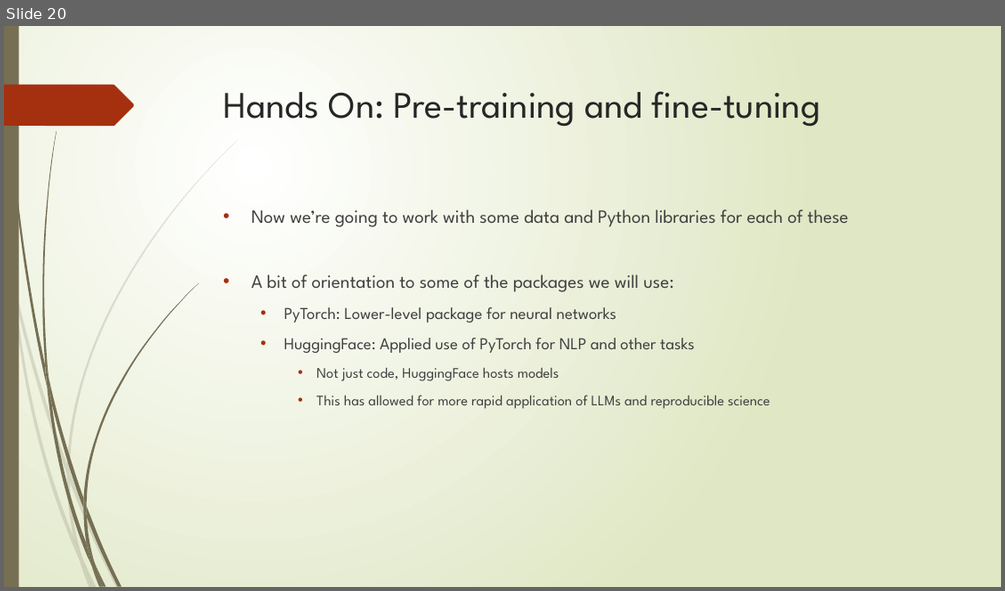
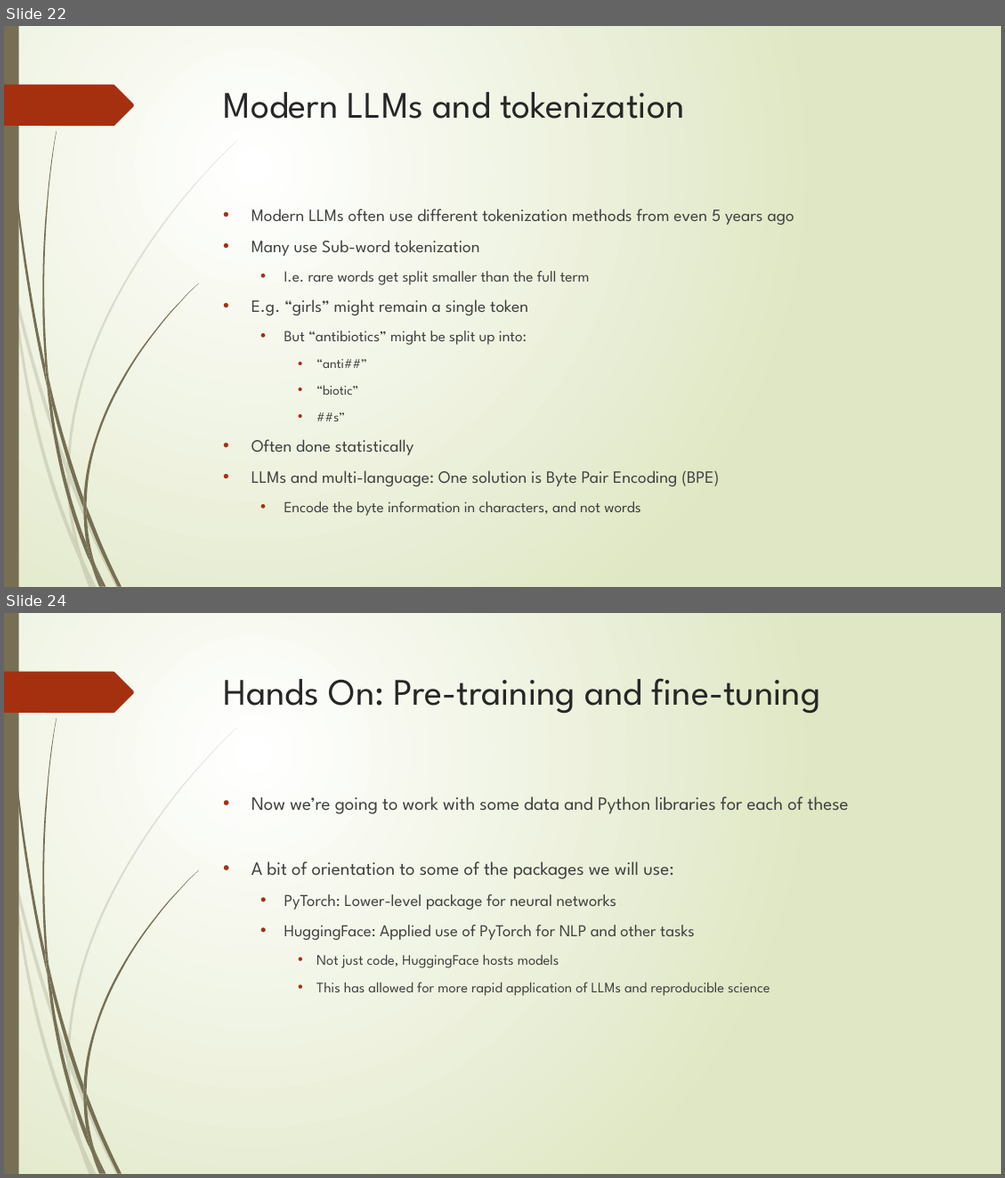
Before and after one commit to abchapman93/delphi-nlp-2024-dev, a slide deck: Slidedecks_ML/2024_Delphi_NLP_with_ML_Part_1.pptx. Shown one above the other, each under a label of ours: slide 20 before the commit, slides 22 and 24 after it; the slides between them are not shown. The pictures are 1005x591 and 1005x1178 pixels, drawn with LibreOffice and Linux fonts; fonts in the diff are those of the drawing. Boxes give left, top, right and bottom in pixels: in the first picture for what was removed or moved away, otherwise in the second. Text is boxed around its words. In the diff, an @@ line names an element or a change of style, - is before the commit and + after.

Commit message:
Updating slide decks

```diff
--- a/Slidedecks_ML/2024_Delphi_NLP_with_ML_Part_1.pptx
+++ b/Slidedecks_ML/2024_Delphi_NLP_with_ML_Part_1.pptx
@@ slide 22 added at <box>4,26,1001,587</box>, background gradient #FFFFFF to #DFE8C4; not listed: 24 template elements that a slide beside it also shows @@
@@ title added at <box>224,92,684,119</box>, 36 pt, text #262626 @@
+Modern LLMs and tokenization
@@ text added at <box>251,208,794,516</box>, 16.6 pt, text #404040 @@
+• Modern LLMs often use different tokenization methods from even 5 years ago
+• Many use Sub-word tokenization
+  • I.e. rare words get split smaller than the full term
+• E.g. “girls” might remain a single token
+  • But “antibiotics” might be split up into:
+    • “anti##”
+    • “biotic”
+    • ##s”
+• Often done statistically
+• LLMs and multi-language: One solution is Byte Pair Encoding (BPE)
+  • Encode the byte information in characters, and not words
@@ what was slide 20 is now slide 24 @@
```
Also in this commit, not shown: 3 other slides added, 1 other file.
